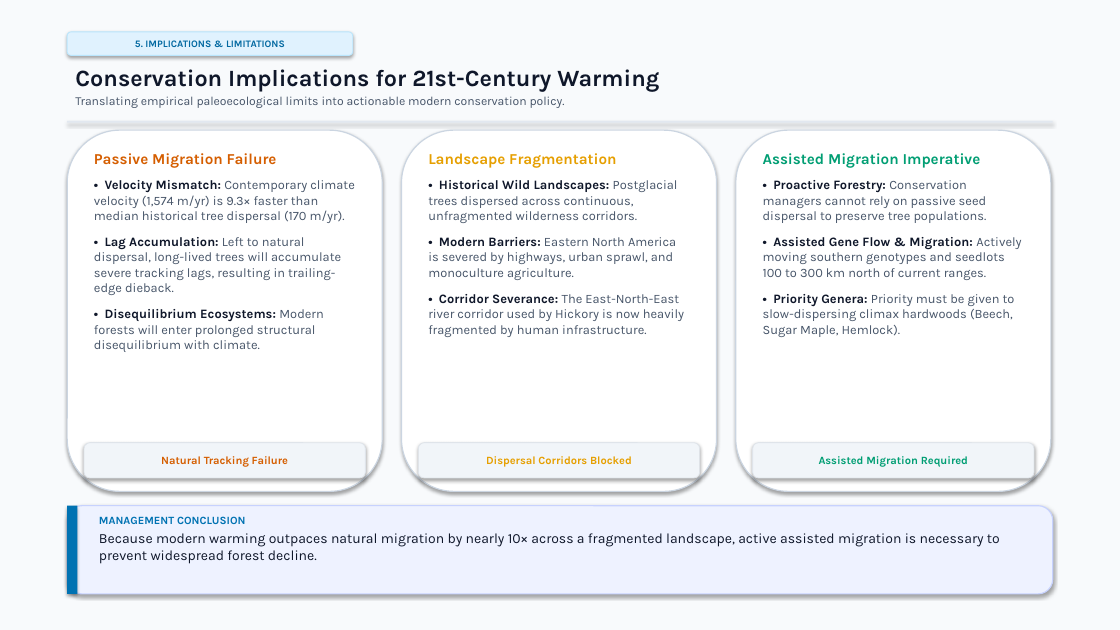
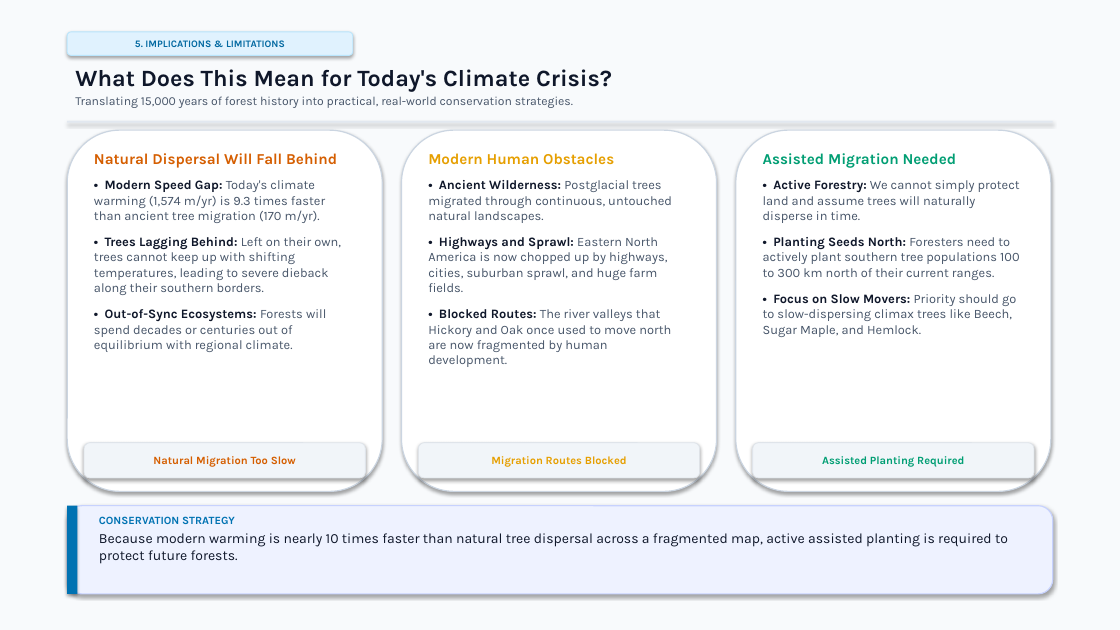
Before and after one commit to vivek-r-2000/EST-Project, a slide deck: slide 18 of TBD2_Final_Project_Presentation_unslopped.pptx. Drawn at 1120x630 pixels with LibreOffice and Linux fonts; fonts in the diff are those of the drawing. Boxes give left, top, right and bottom in pixels: in the first picture for what was removed or moved away, otherwise in the second. Text is boxed around its words. In the diff, an @@ line names an element or a change of style, - is before the commit and + after.

```diff
--- a/TBD2_Final_Project_Presentation_unslopped.pptx
+++ b/TBD2_Final_Project_Presentation_unslopped.pptx
@@ text at [75,69,612,108]: text changed @@
-Conservation Implications for 21st-Century Warming
-Translating empirical paleoecological limits into actionable modern conservation policy.
+What Does This Mean for Today's Climate Crisis?
+Translating 15,000 years of forest history into practical, real-world conservation strategies.
@@ text at [94,153,341,352]: text changed @@
-Passive Migration Failure
-• Velocity Mismatch: Contemporary climate velocity (1,574 m/yr) is 9.3× faster than median historical tree dispersal (170 m/yr).
-• Lag Accumulation: Left to natural dispersal, long-lived trees will accumulate severe tracking lags, resulting in trailing-edge dieback.
-• Disequilibrium Ecosystems: Modern forests will enter prolonged structural disequilibrium with climate.
+Natural Dispersal Will Fall Behind
+• Modern Speed Gap: Today's climate warming (1,574 m/yr) is 9.3 times faster than ancient tree migration (170 m/yr).
+• Trees Lagging Behind: Left on their own, trees cannot keep up with shifting temperatures, leading to severe dieback along their southern borders.
+• Out-of-Sync Ecosystems: Forests will spend decades or centuries out of equilibrium with regional climate.
@@ text at [428,153,672,367]: text changed @@
-Landscape Fragmentation
-• Historical Wild Landscapes: Postglacial trees dispersed across continuous, unfragmented wilderness corridors.
-• Modern Barriers: Eastern North America is severed by highways, urban sprawl, and monoculture agriculture.
-• Corridor Severance: The East-North-East river corridor used by Hickory is now heavily fragmented by human infrastructure.
+Modern Human Obstacles
+• Ancient Wilderness: Postglacial trees migrated through continuous, untouched natural landscapes.
+• Highways and Sprawl: Eastern North America is now chopped up by highways, cities, suburban sprawl, and huge farm fields.
+• Blocked Routes: The river valleys that Hickory and Oak once used to move north are now fragmented by human development.
@@ text at [763,153,1020,337]: text changed @@
-Assisted Migration Imperative
-• Proactive Forestry: Conservation managers cannot rely on passive seed dispersal to preserve tree populations.
-• Assisted Gene Flow & Migration: Actively moving southern genotypes and seedlots 100 to 300 km north of current ranges.
-• Priority Genera: Priority must be given to slow-dispersing climax hardwoods (Beech, Sugar Maple, Hemlock).
+Assisted Migration Needed
+• Active Forestry: We cannot simply protect land and assume trees will naturally disperse in time.
+• Planting Seeds North: Foresters need to actively plant southern tree populations 100 to 300 km north of their current ranges.
+• Focus on Slow Movers: Priority should go to slow-dispersing climax trees like Beech, Sugar Maple, and Hemlock.
@@ text in rounded rectangle at [153,456,296,467]: text changed @@
-Natural Tracking Failure
+Natural Migration Too Slow
@@ text in rounded rectangle at [491,456,627,467]: text changed @@
-Dispersal Corridors Blocked
+Migration Routes Blocked
@@ text in rounded rectangle at [822,456,964,467]: text changed @@
-Assisted Migration Required
+Assisted Planting Required
@@ text at [99,516,1008,564]: text changed @@
-MANAGEMENT CONCLUSION
-Because modern warming outpaces natural migration by nearly 10× across a fragmented landscape, active assisted migration is necessary to prevent widespread forest decline.
+CONSERVATION STRATEGY
+Because modern warming is nearly 10 times faster than natural tree dispersal across a fragmented map, active assisted planting is required to protect future forests.
```
Also in this commit, not shown: 21 other slides changed, 1 other file.
